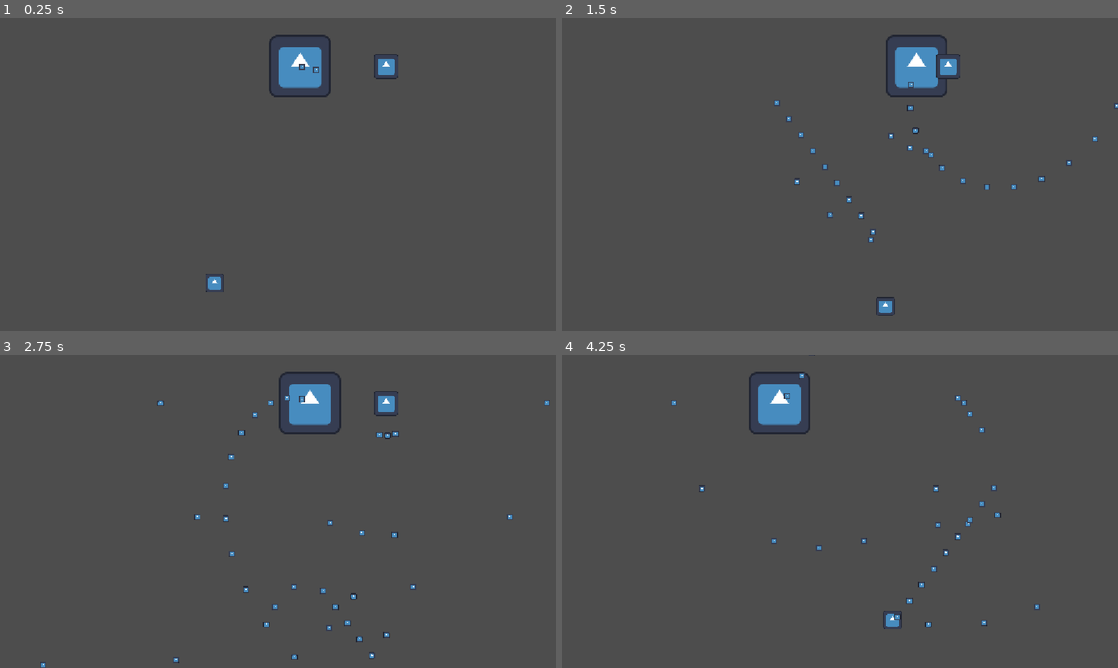
Above: before the commit, frames 1-4 (two rows, left to right).
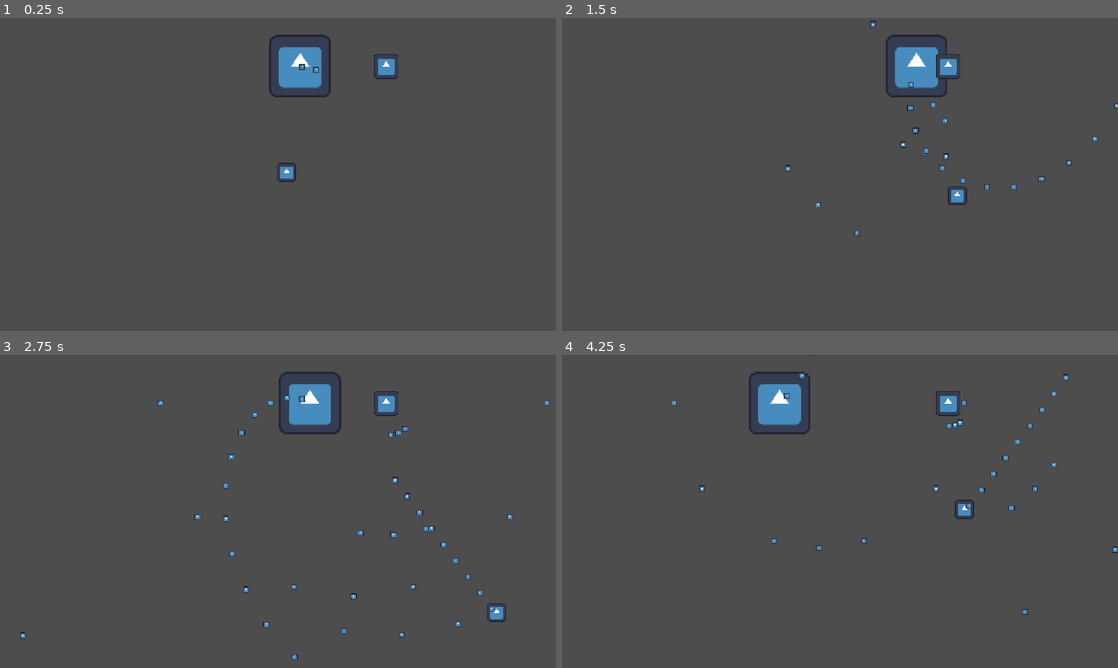
Above: after the commit, the same moments.

Repository: jimrobert796/proyect_bh
Game: Godot game, scene res://main.tscn
Same seed, same stepped clock (60 frames per second), same inputs: the game is played once before the commit and once after it. The engine's default icon, where the game draws it, is replaced by a stand-in: a white triangle on a blue panel in a dark square.
Inputs:
- Up to frame 1 (0.25 s): no input
- Up to frame 2 (1.5 s): hold Right (ui_right) 0.53-1.28 s; hold Z 0.53-1.28 s; hold Down (ui_down) from 1.28 s (still down); tap Shift at 1.35 s
- Up to frame 3 (2.75 s): release Down (ui_down) at 2.03 s; hold Right (ui_right) from 2.03 s (still down); hold Z from 2.03 s (still down)
- Up to frame 4 (4.25 s): release Right (ui_right) at 2.78 s; release Z at 2.78 s; hold Up (ui_up) 2.78-3.53 s; tap Shift at 2.85 s; hold Left (ui_left) from 3.53 s (still down); hold Z from 3.53 s (still down)

The runs differ from the first frame. In frame 1, 0.2% of the frame differs, in the area x 37-54%, y 46-88%; in frame 2, 0.5%; in frame 3, 0.5%; in frame 4, 0.9%, in the area x 57-100%, y 6-88%.

Commit message:
Jugador ahora no sale de los limites de pantalla

Diff:
--- a/main.tscn
+++ b/main.tscn
@@ -12,7 +12,7 @@
 script = ExtResource("1_h2yge")
 
 [node name="player" type="Area2D" parent="." unique_id=1281379773]
-position = Vector2(-140, 234)
+position = Vector2(9, 5)
 script = ExtResource("2_1bvp3")
 
 [node name="Sprite2D" type="Sprite2D" parent="player" unique_id=298139666]
@@ -22,4 +22,6 @@
 [node name="CollisionShape2D" type="CollisionShape2D" parent="player" unique_id=839141834]
 shape = SubResource("CircleShape2D_py7os")
 
+[node name="VisibleOnScreenNotifier2D" type="VisibleOnScreenNotifier2D" parent="player" unique_id=1319008399]
+
 [connection signal="area_entered" from="player" to="player" method="_on_area_entered"]
--- a/scripts/player.gd
+++ b/scripts/player.gd
@@ -5,6 +5,7 @@
 @export var velocidad_focus: float = 120.0  # velocidad lenta al mantener Shift (modo preciso)
 @export var cooldown_normal: float = 0.08
 @export var cooldown_w: float = 0.28  # dispara más lento con W (ui_up) presionado
+@export var margen_borde: float = 16.0  # espacio antes del borde real, para que la nave no se "pegue" justo al filo
 
 var bulletScene = preload("res://scenes/bullet.tscn")
 var vidas = 3
@@ -15,13 +16,11 @@
 func _ready():
 	print("Estamos listos")
 	add_to_group("player")  # <- clave para que los patrones enemigos lo encuentren
-	# Ajusta esto al tamaño real de tu ventana/viewport
 	limites_pantalla = Rect2(Vector2.ZERO, get_viewport_rect().size)
 
 func _process(delta):
 	mover(delta)
 
-# Movimiento general del jugador/personaje
 func mover(delta):
 	var direccion = Vector2.ZERO
 
@@ -34,7 +33,6 @@
 	if Input.is_action_pressed("ui_up"):
 		direccion.y -= 1
 
-	# w solo es true si se presiona arriba SIN izquierda ni derecha a la vez
 	if Input.is_action_pressed("ui_up") and not Input.is_action_pressed("ui_left") and not Input.is_action_pressed("ui_right"):
 		w = true
 	else:
@@ -43,12 +41,16 @@
 	if Input.is_key_pressed(KEY_Z):
 		dispararBullet(delta)
 	else:
-		tempo = cooldown_normal  # listo para disparar de inmediato al volver a presionar
+		tempo = cooldown_normal
 
-	direccion = direccion.normalized()  # evita que muevas más rápido en diagonal
+	direccion = direccion.normalized()
 
 	var vel_actual = velocidad_focus if Input.is_key_pressed(KEY_SHIFT) else velocidad
-	position += direccion * vel_actual * delta
+	global_position += direccion * vel_actual * delta
+
+	# Usa global_position para que coincida con las coordenadas de limites_pantalla
+	global_position.x = clamp(global_position.x, limites_pantalla.position.x + margen_borde, limites_pantalla.end.x - margen_borde)
+	global_position.y = clamp(global_position.y, limites_pantalla.position.y + margen_borde, limites_pantalla.end.y - margen_borde)
 
 
 func dispararBullet(delta):
@@ -65,7 +67,7 @@
 
 
 func _on_area_entered(area):
-	if area.is_in_group(""): #enemy_bullets
+	if area.is_in_group("enemy_bullets"):
 		vidas -= 1
 		if vidas <= -1:
 			print("game over")
